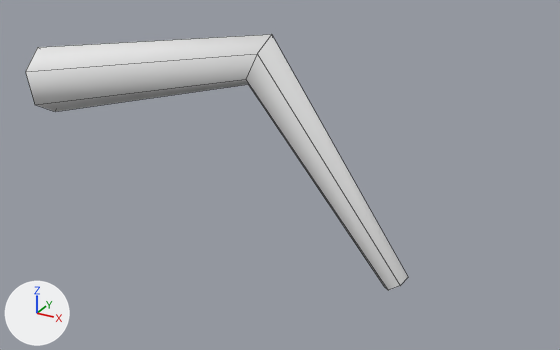
An edit to the FBX model unity/Assets/Art/Models/Beetle_Leg1.fbx, drawn before and after from the same camera.
Both versions are drawn from a 50 mm camera at (0.594, -0.572, 0.236) aimed at (0.256, 0.043, -0.071). The lights are fixed; the arrows at lower left show +X, +Y and +Z. The older version comes first. Mesh edges are drawn as thin lines. Where no turn or scale is listed for an object, it has been applied to the vertices.

Names of what the first picture shows: 'Beetle_Leg1'.
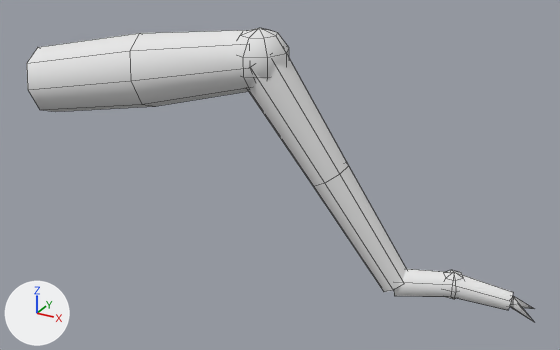
The change, as a list of edits to the scene's bpy script:
```text
Change me_beetle_leg1:
    used by ob_beetle_leg1; location = (0.0, 0.0, 0.0)
    verts and faces of me_beetle_leg1; kept vertices keep their numbers, new ones are numbered from 18
    remove me_beetle_leg1.from_pydata(...)  # 18 vertices, 12 faces; spans x -0.009..0.381, y -0.03..0.093, z -0.188..0.065
    add me_beetle_leg1.from_pydata(...)  # 130 vertices, 116 faces; spans x -0.009..0.506, y -0.034..0.121, z -0.196..0.071
    me_beetle_leg1 part 1: a new loose piece, a UV sphere (8 segments, 5 rings, poles along z) spanning x 0.201..0.259, y 0.021..0.079, z 0.009..0.071, in mat_vertexcolor (white #e7e7e7)
    me_beetle_leg1 part 2: a new loose piece, a UV sphere (6 segments, 4 rings, poles along z) spanning x 0.41..0.439, y 0.079..0.104, z -0.188..-0.158, in mat_vertexcolor (white #e7e7e7)
    me_beetle_leg1 part 3: a new loose piece of 24 vertices spanning x 0.208..0.384, y 0.023..0.096, z -0.189..0.055, in mat_vertexcolor (white #e7e7e7)
    me_beetle_leg1 part 4: a new loose piece of 18 vertices spanning x 0.366..0.482, y 0.066..0.113, z -0.196..-0.159, in mat_vertexcolor (white #e7e7e7)
    me_beetle_leg1 part 5
    16 vertices are removed from x -0.009..0.381, y -0.03..0.093, z -0.188..0.065
    12 faces are deleted
    22 vertices are added at x -0.009..0.238, y -0.034..0.078, z -0.024..0.068
    16 new faces join them
    me_beetle_leg1 part 6
    add verts[40] = (0.482, 0.103, -0.176)  # pixel (513, 296)
    add verts[41] = (0.478, 0.097, -0.182)
    add verts[42] = (0.477, 0.104, -0.188)
    add verts[43] = (0.481, 0.11, -0.182)
    add verts[44] = (0.506, 0.097, -0.194)  # pixel (534, 322)
    add verts[45] = (0.482, 0.105, -0.176)  # pixel (513, 295)
    add verts[46] = (0.483, 0.099, -0.182)  # pixel (512, 304)
    add verts[47] = (0.478, 0.102, -0.188)
    add verts[48] = (0.476, 0.108, -0.182)
    add verts[49] = (0.501, 0.121, -0.194)  # pixel (534, 308)
    add faces += [(40, 41, 44), (41, 42, 44), (42, 43, 44), (40, 44, 43), (45, 46, 49), (46, 47, 49)]
    add faces += [(47, 48, 49), (45, 49, 48)]
```

Pixel boxes [x1, y1, x2, y2] of what changed, in the pictures (560 x 350 px; the box of a moved part takes in the faces that stretch with it):
'Beetle_Leg1', reshaped (32% wider, 15% taller)
    before: [25, 34, 408, 290]
    after: [27, 28, 534, 322]
part 1 of me_beetle_leg1, added
    after: [239, 28, 289, 85]
part 2 of me_beetle_leg1, added
    after: [445, 270, 463, 299]
part 3 of me_beetle_leg1, added
    after: [246, 55, 406, 292]
part 4 of me_beetle_leg1, added
    after: [394, 269, 513, 310]
part 5 of me_beetle_leg1, moved or reshaped
    before: [25, 34, 408, 290]
    after: [27, 30, 251, 112]
part 6 of me_beetle_leg1, added
    after: [510, 296, 534, 322]
